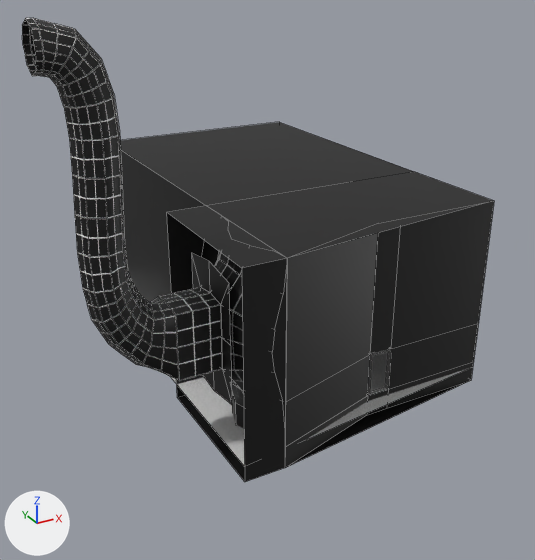
A saved change to the Blender file Assets/World/C6L1/raw/C6L1.blend.
Camera for both pictures: a camera (50 mm lens) standing at (-159.4, -199.1, 157.7) and looking at (-20.6, 53.3, 31.5). Every picture has the same lights, and +X, +Y and +Z are marked at lower left. Mesh edges are drawn as thin lines.

The scene before the commit, as lines of its bpy script (objects in view):
```python
me_plane_001 = bpy.data.meshes.new('Plane.001')
me_plane_001.from_pydata(...)  # 63 vertices, 45 faces; spans x -16.0..0.0, y -24.0..37.0, z -16.0..64.5
me_plane_001.materials.append(mat_grid)
me_plane_003 = bpy.data.meshes.new('Plane.003')
me_plane_003.from_pydata(...)  # 4 vertices, 1 face; spans x -66.0..50.0, y -13.0..168.0, z -4.0
me_plane_003.materials.append(mat_marble)  # picture img_whitebrick_png
me_plane_006 = bpy.data.meshes.new('Plane.006')
me_plane_006.from_pydata(...)  # 328 vertices, 296 faces; spans x -66.0..-16.0, y -14.9..14.9, z 8.0..136.4
me_plane_006.materials.append(mat_grid)
ob_room1_bg_popout = bpy.data.objects.new('Room1_Bg_popout', me_plane_001)
ob_room1_bg_popout.location = (-50.0, 11.0, 6.0)
ob_room1_exittunnel = bpy.data.objects.new('Room1_ExitTunnel', me_plane_006)
ob_room1_exittunnel.location = (-50.0, 11.0, 6.0)
ob_room1_killplane = bpy.data.objects.new('Room1_KillPlane', me_plane_003)
ob_room1_killplane.location = (0.0, 0.0, 0.0)
# also in view: 'Room1_Bg' at (-8.0, 77.5, 30.2)
```
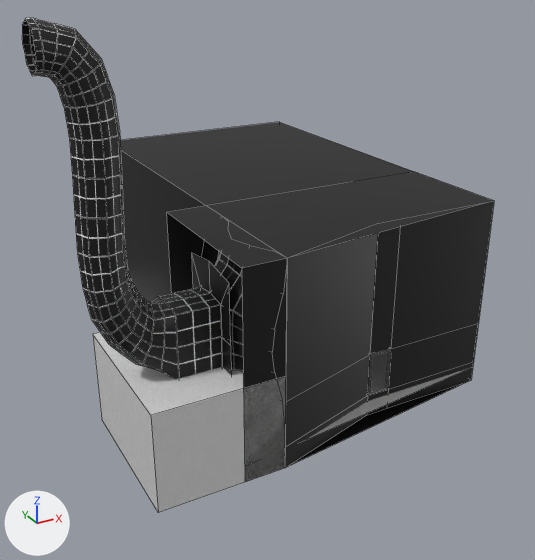
Commit message: zero gravity zone in the netpath exit area

What the commit changed:
Mesh me_plane_007 is new.
It is a box spanning x -32.0..16.0, y -24.0..37.0, z -36.0..1.8.
It uses material mat_marble (picture img_whitebrick_png).
Object 'Room1_Exit_KillPlane' (ob_room1_exit_killplane) is new; it shows me_plane_007.
Its location is (-66.0, 11.0, 26.0).

Where the change shows, as pixel boxes [x1, y1, x2, y2] in the pictures (535 x 560 px):
'Room1_Exit_KillPlane', added: after [93, 332, 286, 512]
